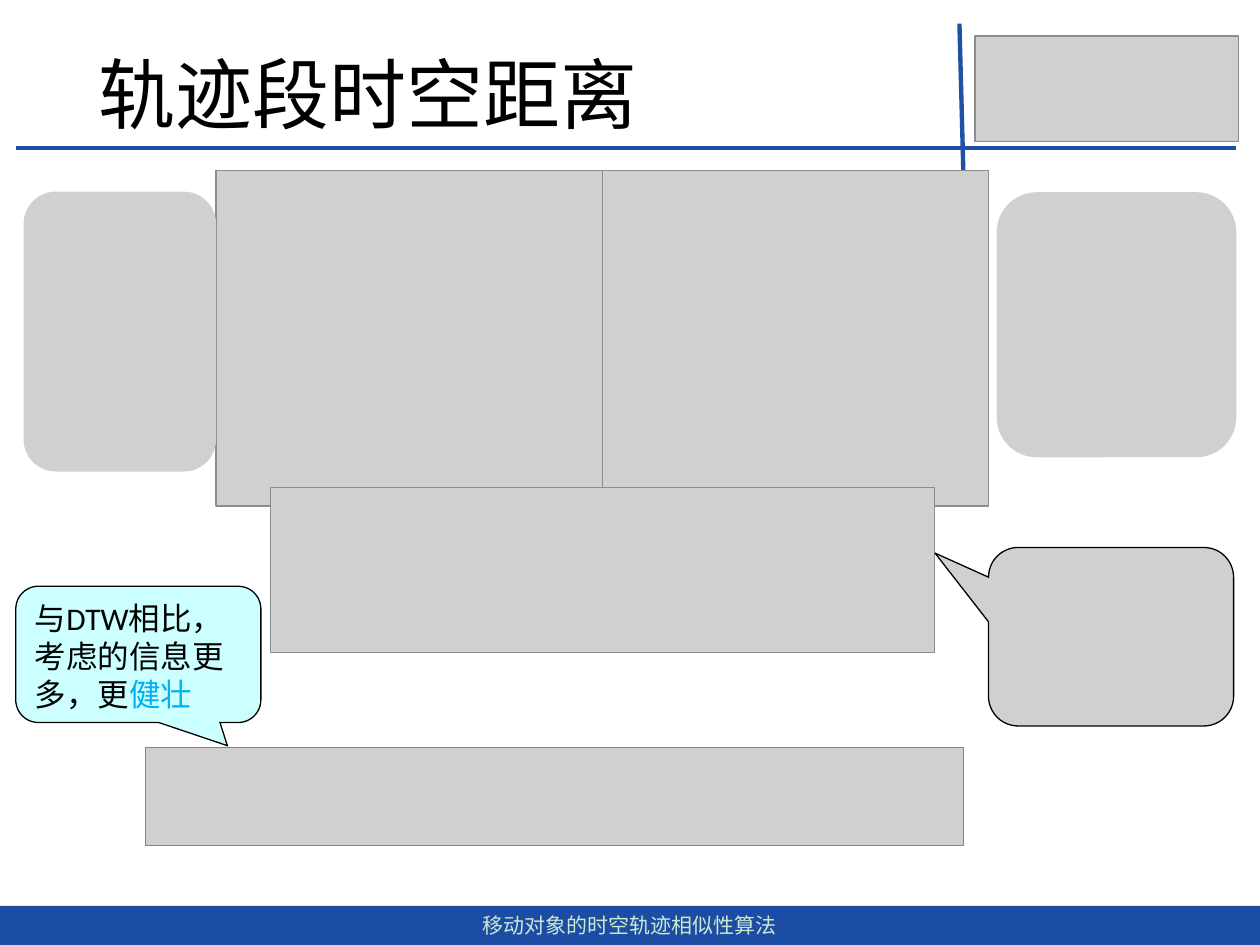
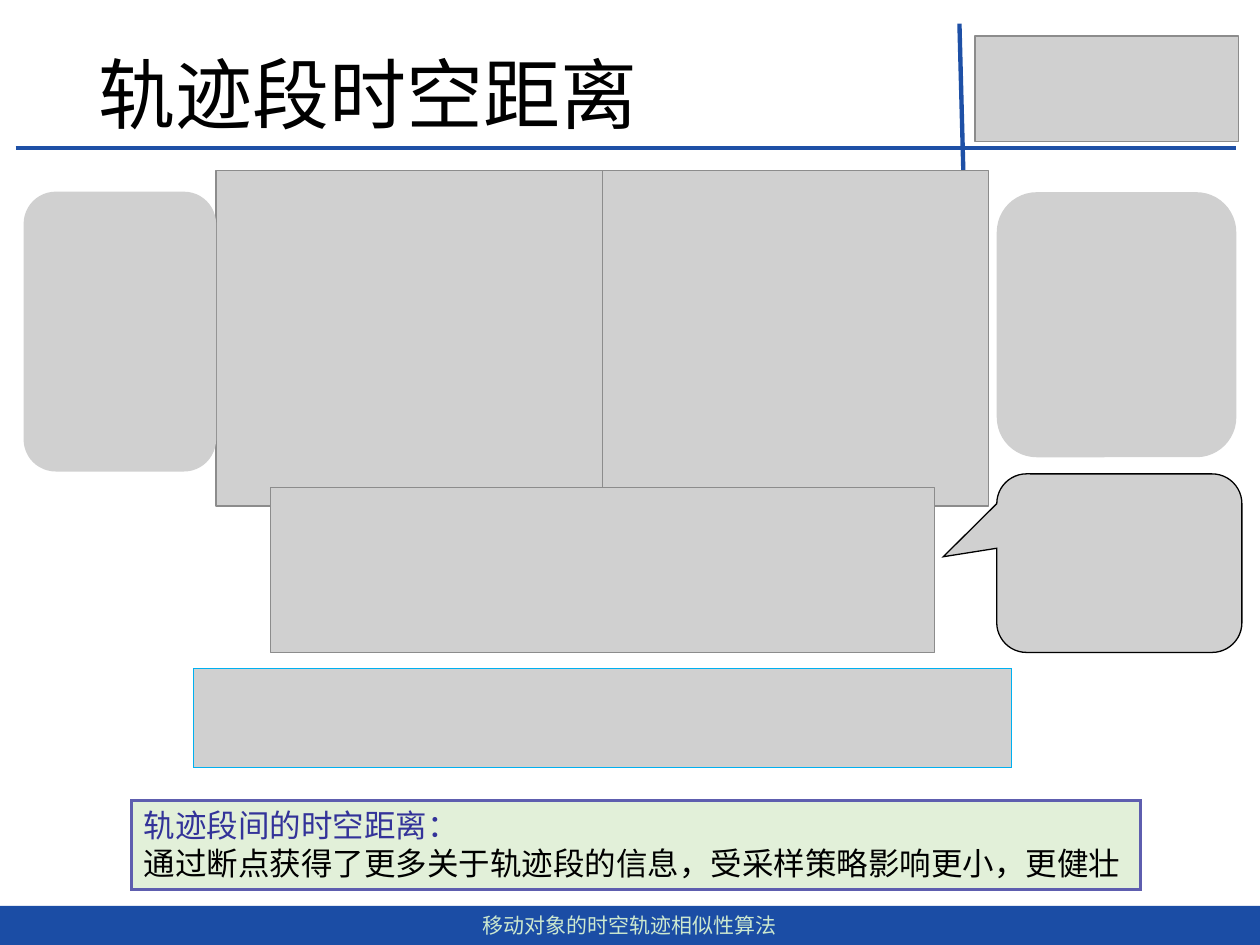
Before and after one commit to dingguangwei/biyelunwen, a slide deck: slide 19 of 答辩——毕设.pptx. Drawn at 1260x945 pixels with LibreOffice and Linux fonts; fonts in the diff are those of the drawing; grey boxes stand for pictures. Boxes give left, top, right and bottom in pixels: in the first picture for what was removed or moved away, otherwise in the second. Text is boxed around its words. In the diff, an @@ line names an element or a change of style, - is before the commit and + after.

```diff
--- a/答辩——毕设.pptx
+++ b/答辩——毕设.pptx
@@ picture: place and size @@
-picture at (989,548,1235,727)
+picture at (997,474,1242,653)
@@ rounded speech box removed at (15,586,261,722) @@
-与DTW相比，考虑的信息更多，更健壮
@@ picture added at (193,669,1011,767) @@
@@ picture removed at (145,748,963,847) @@
@@ rectangle added at (131,800,1140,890), fill #E2F0D9, outline #5E5EAF 1.75 pt, 18 pt, text #000000 @@
+轨迹段间的时空距离：
+通过断点获得了更多关于轨迹段的信息，受采样策略影响更小，更健壮
```
Also in this commit, not shown: 9 other slides changed, 1 slide removed, 2 other files.
